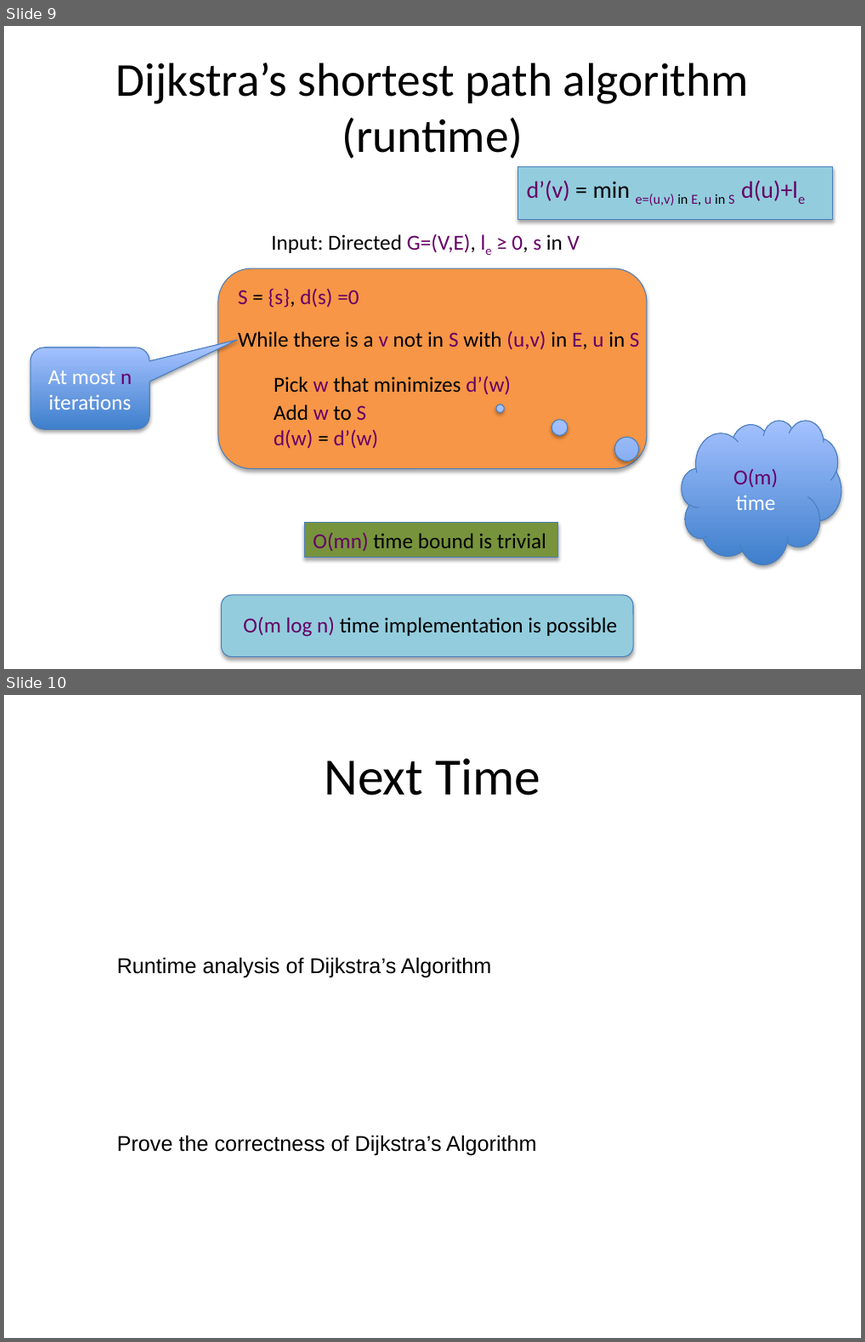
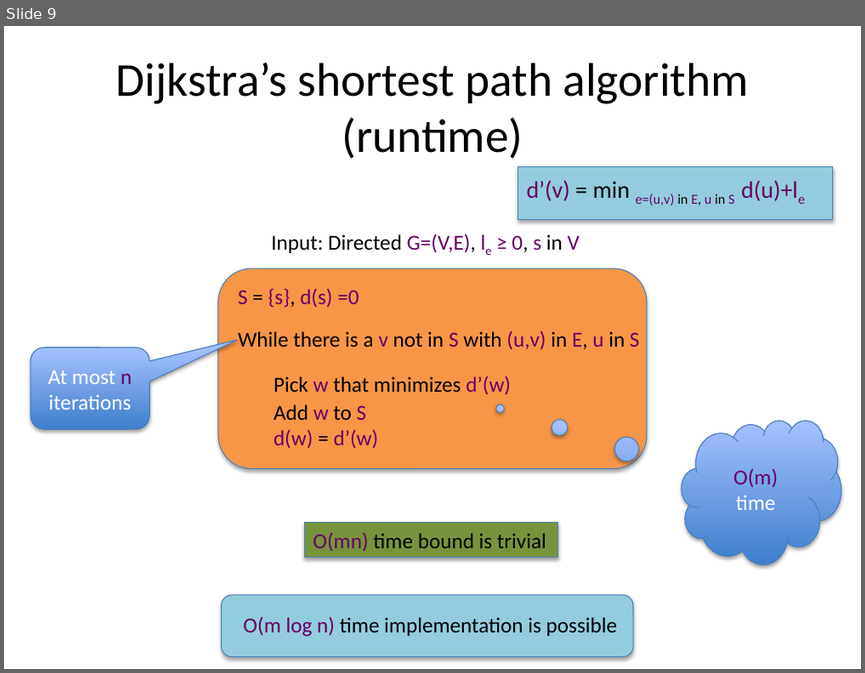
Before and after one commit to jessehartloff/Education, a slide deck: content/u18/cse331/media/slides/Dijkstra.pptx. Shown one above the other, each under a label of ours: slides 9 and 10 before the commit, slide 9 after it. The pictures are 865x1342 and 865x673 pixels, drawn with LibreOffice and Linux fonts; fonts in the diff are those of the drawing. Boxes give left, top, right and bottom in pixels: in the first picture for what was removed or moved away, otherwise in the second. Text is boxed around its words. In the diff, an @@ line names an element or a change of style, - is before the commit and + after.

```diff
--- a/content/u18/cse331/media/slides/Dijkstra.pptx
+++ b/content/u18/cse331/media/slides/Dijkstra.pptx
@@ slide 10 removed at bbox=[4, 695, 861, 1338], background #FFFFFF @@
@@ title removed at bbox=[324, 758, 540, 795] @@
-Next Time
@@ text removed at bbox=[117, 957, 491, 978] @@
-Runtime analysis of Dijkstra’s Algorithm
@@ text removed at bbox=[117, 1134, 536, 1156] @@
-Prove the correctness of Dijkstra’s Algorithm
```
Also in this commit, not shown: 2 slides changed, 1 other file.
